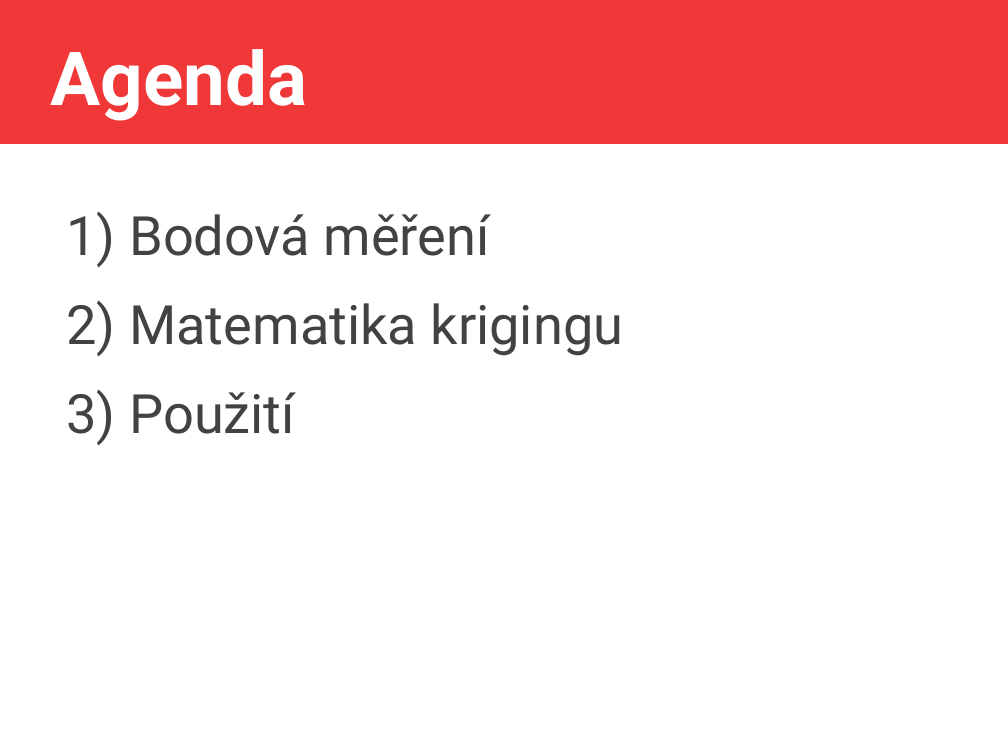
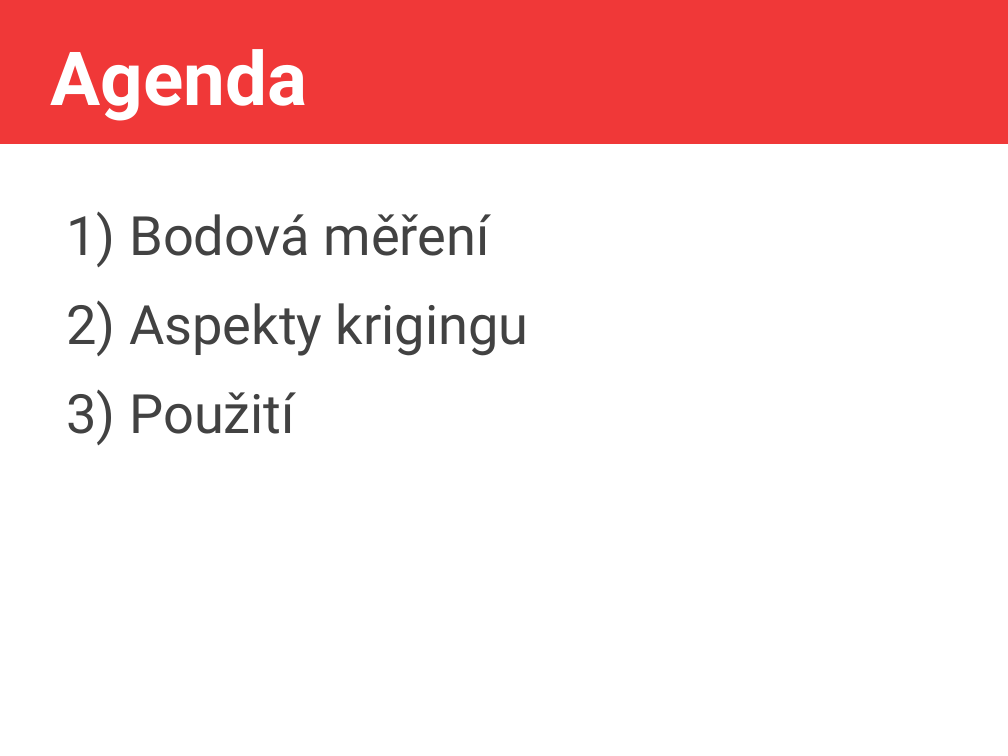
Before and after one commit to jlacko/4EK418, a slide deck: slide 2 of prez/8 - kriging + interpolace.odp. Drawn at 1008x756 pixels with LibreOffice and Linux fonts; fonts in the diff are those of the drawing. Boxes give left, top, right and bottom in pixels: in the first picture for what was removed or moved away, otherwise in the second. Text is boxed around its words. In the diff, an @@ line names an element or a change of style, - is before the commit and + after.

Commit message:
+ prezka krigingu

```diff
--- a/prez/8 - kriging + interpolace.odp
+++ b/prez/8 - kriging + interpolace.odp
@@ text at box(129, 303, 529, 356): text changed @@
-2) Matematika krigingu
+2) Aspekty krigingu
```
Also in this commit, not shown: 2 other slides changed, 4 slides added, 1 other file.
